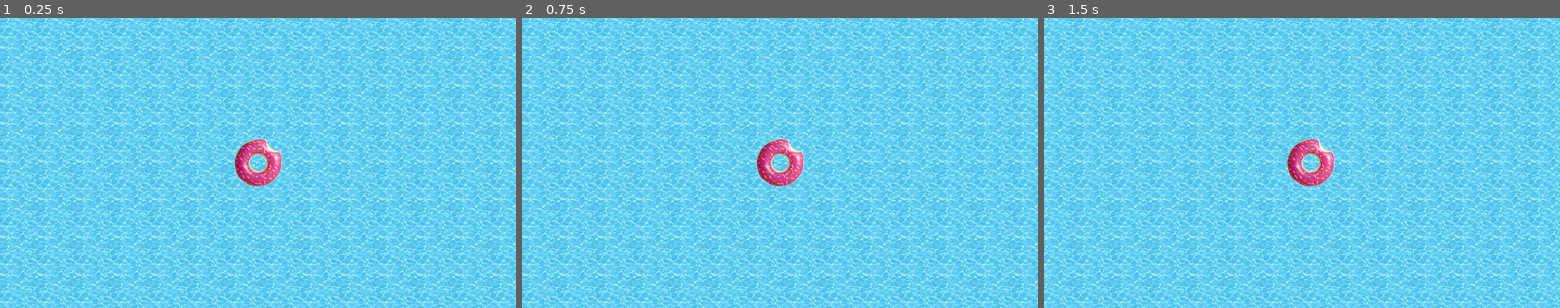
Above: before the commit, frames 1-3 (left to right).
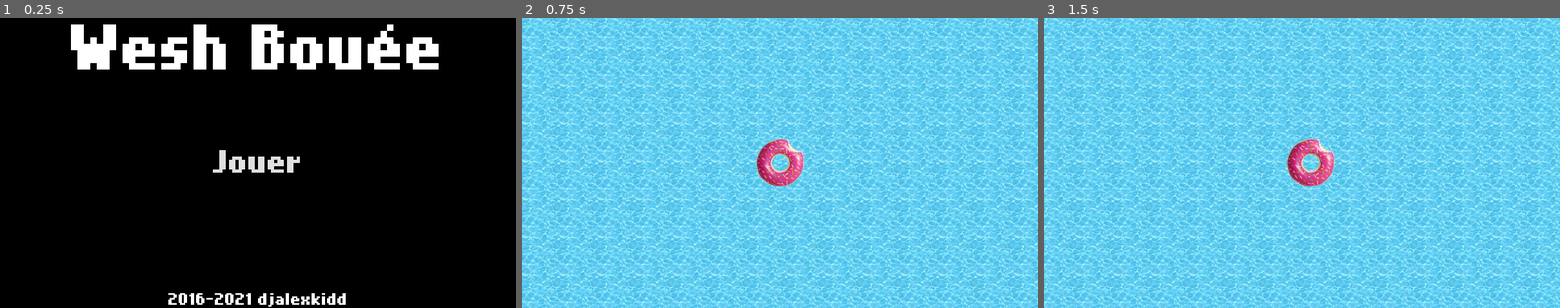
Above: after the commit, the same moments.

Repository: djalexkidd/wesh-bouee
Game: Godot game, scene res://scenes/TitleScreen.tscn
The game is run twice, just before and just after one commit, with the same random seed, the same clock (stepped at 60 frames per second) and the same inputs. Before the commit the project starts from res://scenes/Game.tscn.
Inputs (mouse positions are in pixels of both pictures, inside the frame that each line leads up to):
- Up to frame 1 (0.25 s): no input
- Up to frame 2 (0.75 s): click (780, 163) at 0.5 s, where only the run after the commit has a clickable "Jouer"
- Up to frame 3 (1.5 s): tap Enter at 1.25 s; hold Right (right) from 1.28 s (still down)

The runs differ from the first frame. In frame 1, 100% of the frame differs, in the area x 0-100%, y 0-100%; in frame 2, nothing differs; in frame 3, nothing differs.

Commit message:
Ajout écran titre

Diff:
--- a/project.godot
+++ b/project.godot
@@ -11,7 +11,7 @@
 [application]
 
 config/name="Wesh Bouée"
-run/main_scene="res://scenes/Game.tscn"
+run/main_scene="res://scenes/TitleScreen.tscn"
 config/icon="res://assets/player/bouee.png"
 
 [display]
--- /dev/null
+++ b/scenes/TitleScreen.tscn
@@ -0,0 +1,73 @@
+[gd_scene load_steps=7 format=2]
+
+[ext_resource path="res://assets/fonts/nokiafc22.ttf" type="DynamicFontData" id=1]
+[ext_resource path="res://scripts/TitleScreen.gd" type="Script" id=2]
+
+[sub_resource type="DynamicFont" id=1]
+size = 128
+font_data = ExtResource( 1 )
+
+[sub_resource type="DynamicFont" id=4]
+size = 32
+font_data = ExtResource( 1 )
+
+[sub_resource type="StyleBoxEmpty" id=3]
+
+[sub_resource type="DynamicFont" id=2]
+size = 64
+font_data = ExtResource( 1 )
+
+[node name="TitleScreen" type="Control"]
+anchor_right = 1.0
+anchor_bottom = 1.0
+script = ExtResource( 2 )
+__meta__ = {
+"_edit_use_anchors_": false
+}
+
+[node name="ColorRect" type="ColorRect" parent="."]
+margin_right = 1280.0
+margin_bottom = 720.0
+color = Color( 0, 0, 0, 1 )
+
+[node name="Title" type="Label" parent="."]
+anchor_right = 1.0
+margin_bottom = 160.0
+custom_fonts/font = SubResource( 1 )
+text = "Wesh Bouée"
+align = 1
+__meta__ = {
+"_edit_use_anchors_": false
+}
+
+[node name="Author" type="Label" parent="."]
+anchor_top = 1.0
+anchor_right = 1.0
+anchor_bottom = 1.0
+margin_top = -40.0
+custom_fonts/font = SubResource( 4 )
+text = "2016-2021 djalexkidd"
+align = 1
+__meta__ = {
+"_edit_use_anchors_": false
+}
+
+[node name="Button" type="Button" parent="."]
+anchor_left = 0.5
+anchor_top = 0.5
+anchor_right = 0.5
+anchor_bottom = 0.5
+margin_left = -118.0
+margin_top = -43.0
+margin_right = 118.0
+margin_bottom = 43.0
+custom_styles/focus = SubResource( 3 )
+custom_fonts/font = SubResource( 2 )
+custom_colors/font_color_hover = Color( 1, 1, 0, 1 )
+text = "Jouer"
+flat = true
+__meta__ = {
+"_edit_use_anchors_": false
+}
+
+[connection signal="pressed" from="Button" to="." method="_on_Button_pressed"]
--- /dev/null
+++ b/scripts/TitleScreen.gd
@@ -0,0 +1,4 @@
+extends Control
+
+func _on_Button_pressed():
+	get_tree().change_scene("res://scenes/Game.tscn")
